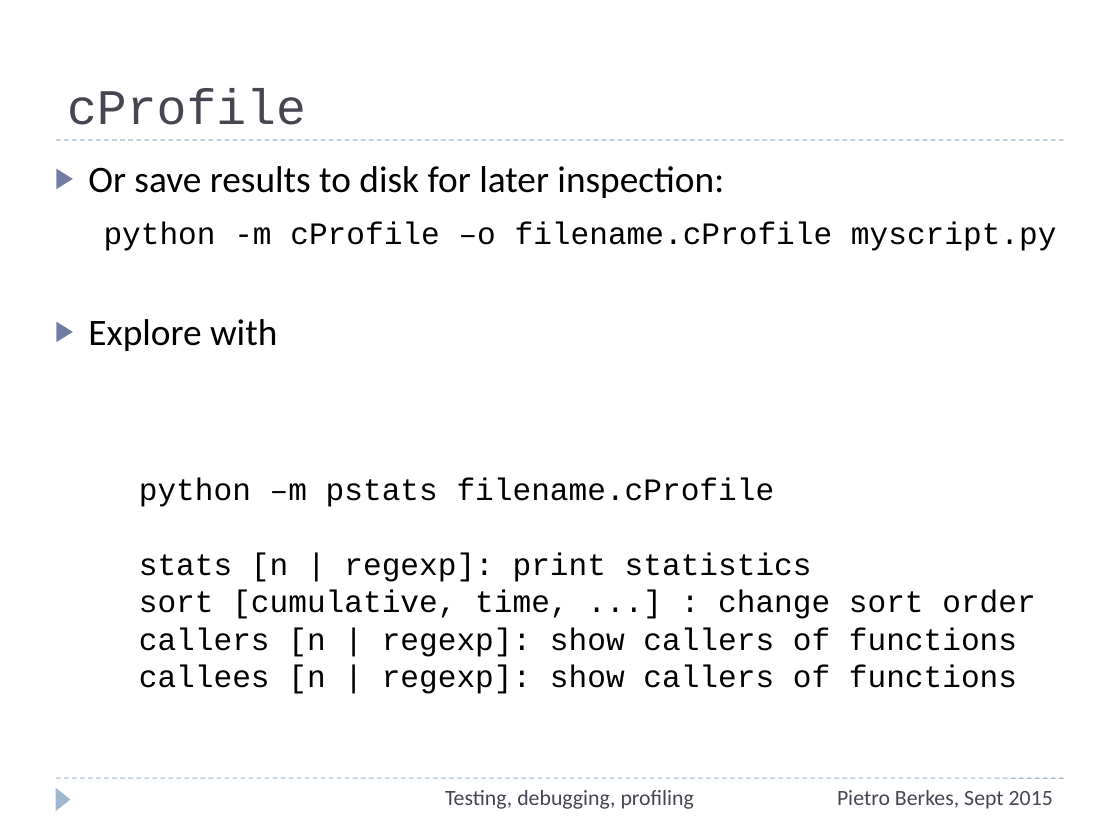
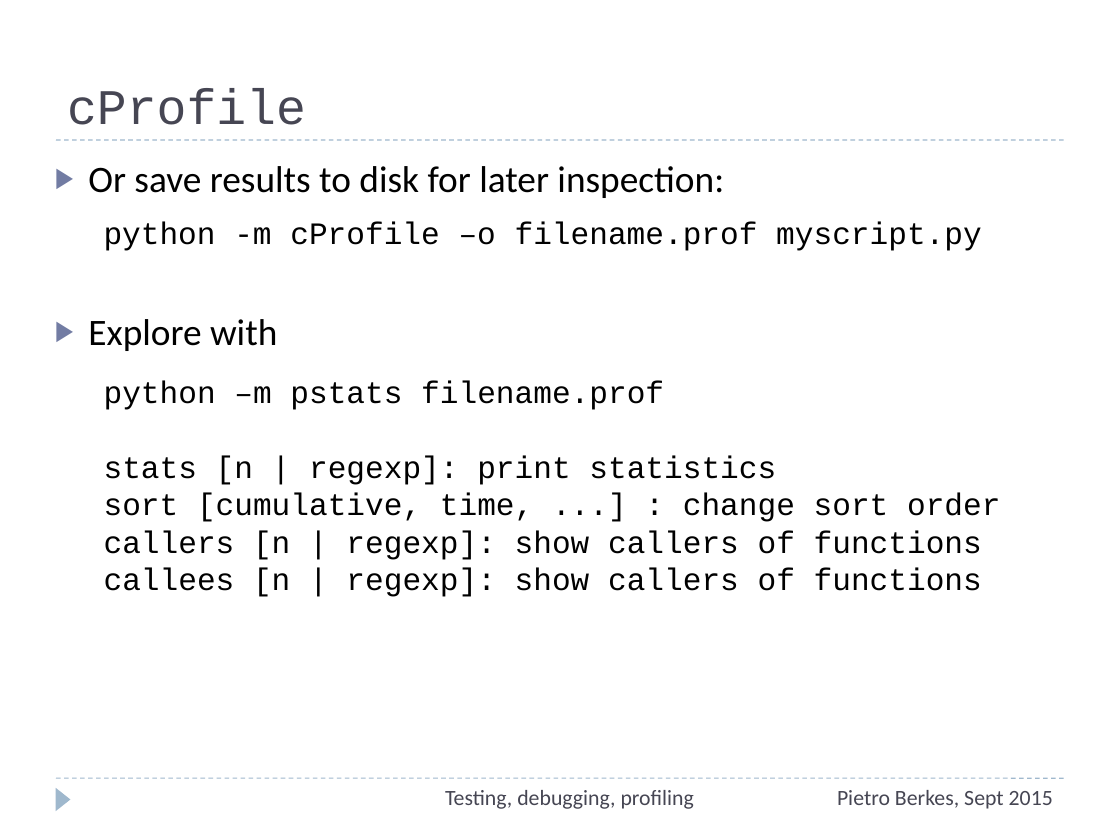
Before and after one commit to ASPP/testing_debugging_profiling, a slide deck: slide 71 of testing-debugging-profiling.pptx (slide 70 before the commit). Drawn at 1120x840 pixels with LibreOffice and Linux fonts; fonts in the diff are those of the drawing. Boxes give left, top, right and bottom in pixels: in the first picture for what was removed or moved away, otherwise in the second. Text is boxed around its words. In the diff, an @@ line names an element or a change of style, - is before the commit and + after.

```diff
--- a/testing-debugging-profiling.pptx
+++ b/testing-debugging-profiling.pptx
@@ text at bbox=[104, 222, 982, 251]: text changed @@
-python -m cProfile –o filename.cProfile myscript.py
+python -m cProfile –o filename.prof myscript.py
@@ text "python –m pstats filename.prof": place and size @@
-text "python –m pstats filename.prof" at bbox=[139, 478, 1035, 694]
+text "python –m pstats filename.prof" at bbox=[104, 381, 1000, 597]
@@ text at bbox=[104, 381, 664, 410]: text changed @@
-python –m pstats filename.cProfile
+python –m pstats filename.prof
```
Also in this commit, not shown: 9 other slides changed, 1 slide added, 1 slide removed.
